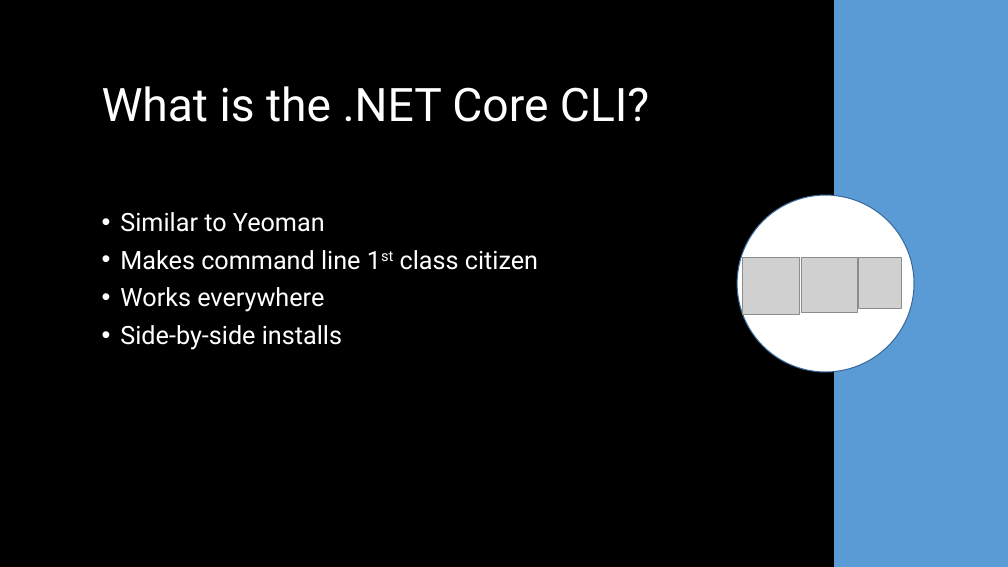
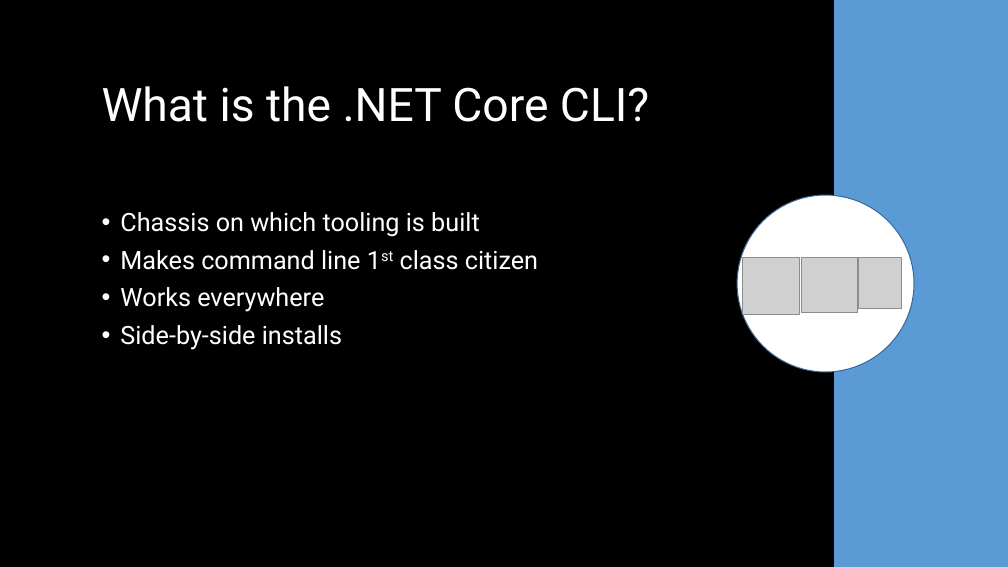
Before and after one commit to scottaddie/slide-decks, a slide deck: slide 3 of Tour de .NET Core CLI.pptx. Drawn at 1008x567 pixels with LibreOffice and Linux fonts; fonts in the diff are those of the drawing; grey boxes stand for pictures. Boxes give left, top, right and bottom in pixels: in the first picture for what was removed or moved away, otherwise in the second. Text is boxed around its words. In the diff, an @@ line names an element or a change of style, - is before the commit and + after.

```diff
--- a/Tour de .NET Core CLI.pptx
+++ b/Tour de .NET Core CLI.pptx
@@ text at [120, 212, 480, 237]: text changed @@
-• Similar to Yeoman
+• Chassis on which tooling is built
```
Also in this commit, not shown: 2 other slides changed.
